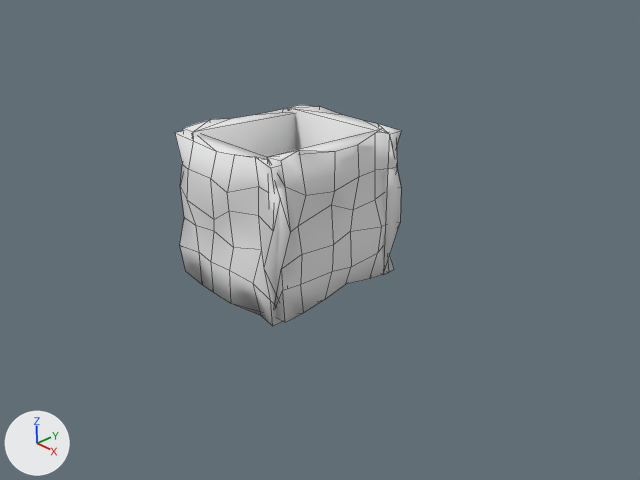
One commit to the Blender file jcrpg/tools/blender/structures/ground/cave_rock.blend: the scene before it, then after it.
The view is the same before and after, from the file's camera 'Camera'. The lights are fixed; the arrows at lower left show +X, +Y and +Z. Mesh edges are drawn as thin lines.

The older version as bpy lines, for what is in view:
```python
ob_cube = bpy.data.objects.new('Cube', me_cube)
ob_cube.location = (-0.12, -1.38, 1.14)
ob_cube.rotation_euler = (0.145, 1.524, -1.426)  # degrees (8.3, 87, -82)
ob_cube.scale = (1.13, 1.23, 1.19)
ob_cube_001 = bpy.data.objects.new('Cube.001', me_cube_001)
ob_cube_001.location = (0.01, 0.98, 1.16)
ob_cube_001.rotation_euler = (-0.503, -1.585, -1.067)  # degrees (-29, -91, -61)
ob_cube_001.scale = (1.13, 1.23, 1.19)
ob_cube_002 = bpy.data.objects.new('Cube.002', me_cube_002)
ob_cube_002.location = (1.08, -0.2, 1.2)
ob_cube_002.rotation_euler = (-2.215, -1.632, -0.907)  # degrees (-127, -94, -52)
ob_cube_002.scale = (1.13, 1.23, 1.19)
ob_cube_003 = bpy.data.objects.new('Cube.003', me_cube_003)
ob_cube_003.location = (-1.2, -0.17, 1.14)
ob_cube_003.rotation_euler = (2.099, -1.625, -2.105)  # degrees (120, -93, -121)
ob_cube_003.scale = (1.13, 1.23, 1.19)
```
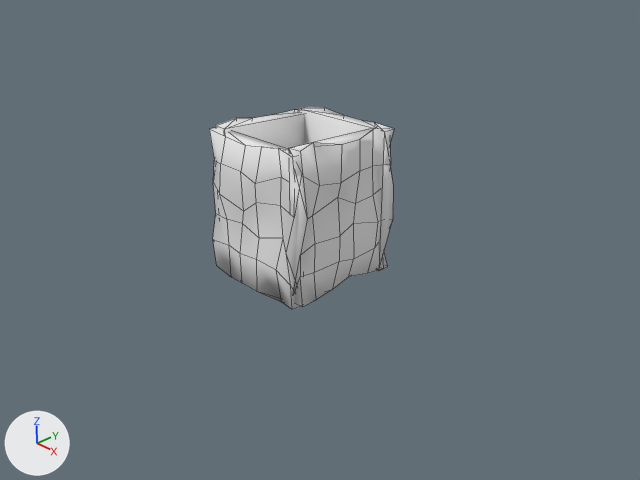
The change, as a list of edits to the scene's bpy script:
```text
Change ob_cube_003:
    ob_cube_003.location: (-1.2, -0.17, 1.14) -> (-1.0, 0.08, 1.14)
    ob_cube_003.scale: (1.13, 1.23, 1.19) -> (1.13, 0.996, 1.02)
Change ob_cube_002:
    ob_cube_002.location: (1.08, -0.2, 1.2) -> (0.94, 0.06, 1.2)
    ob_cube_002.scale: (1.13, 1.23, 1.19) -> (1.13, 0.997, 1.02)
Change ob_cube_001:
    ob_cube_001.location: (0.01, 0.98, 1.16) -> (0.04, 1.01, 1.16)
    ob_cube_001.scale: (1.13, 1.23, 1.19) -> (1.13, 1.05, 0.962)
Change ob_cube:
    ob_cube.location: (-0.12, -1.38, 1.14) -> (-0.08, -0.89, 1.14)
    ob_cube.scale: (1.13, 1.23, 1.19) -> (1.13, 1.05, 0.963)
```

Pixel boxes [x1, y1, x2, y2] of what changed, in the pictures (640 x 480 px):
'Cube', moved, rescaled (16% narrower, 7% shorter)
    before: [175, 131, 283, 326]
    after: [209, 128, 300, 310]
'Cube.002', moved, rescaled (21% narrower, 6% shorter)
    before: [267, 130, 397, 322]
    after: [288, 127, 391, 307]
'Cube.001', moved, rescaled (15% narrower)
    before: [288, 105, 401, 275]
    after: [298, 107, 394, 268]
'Cube.003', moved, rescaled
    before: [183, 109, 296, 157]
    after: [216, 110, 305, 149]
